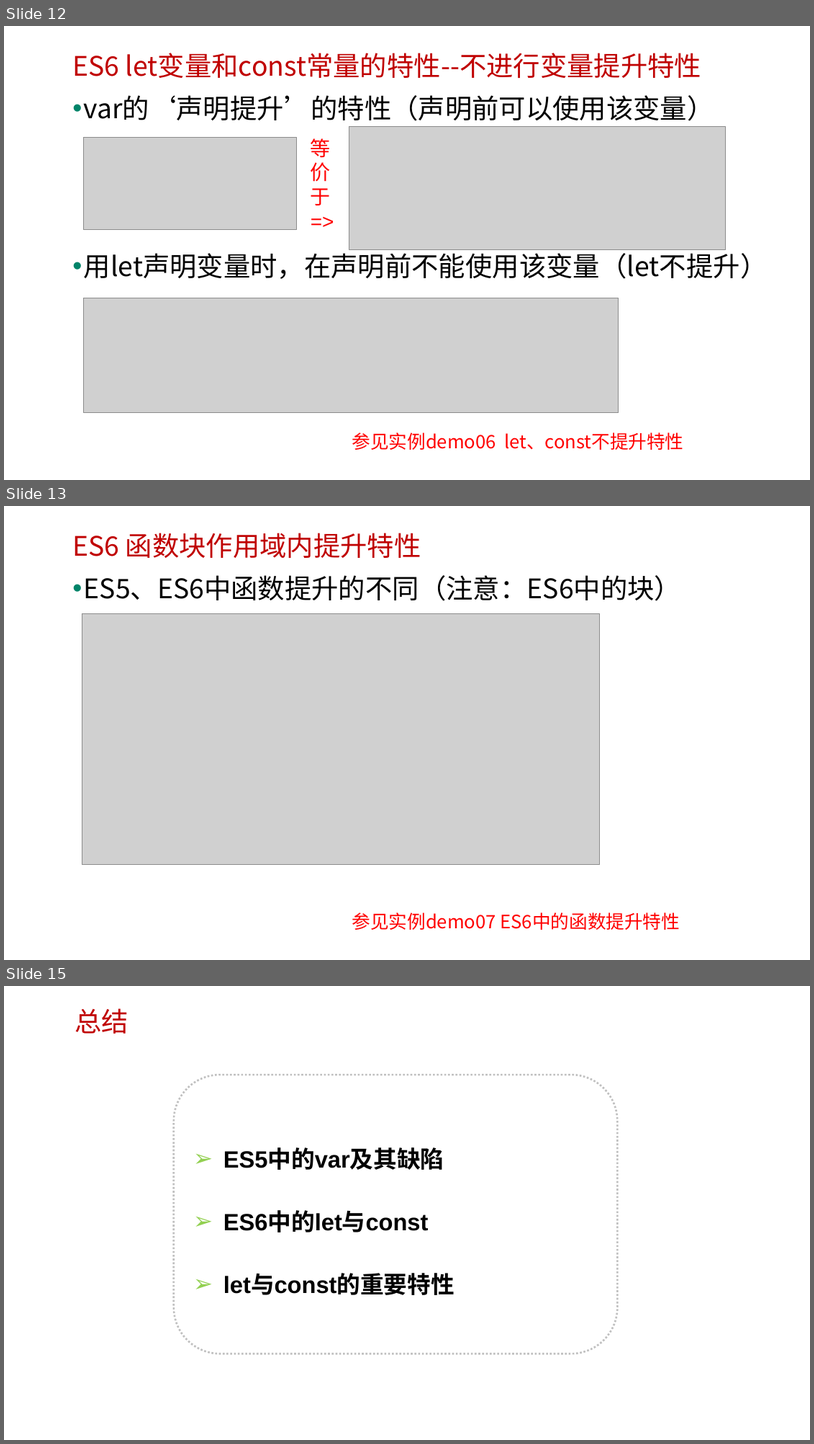
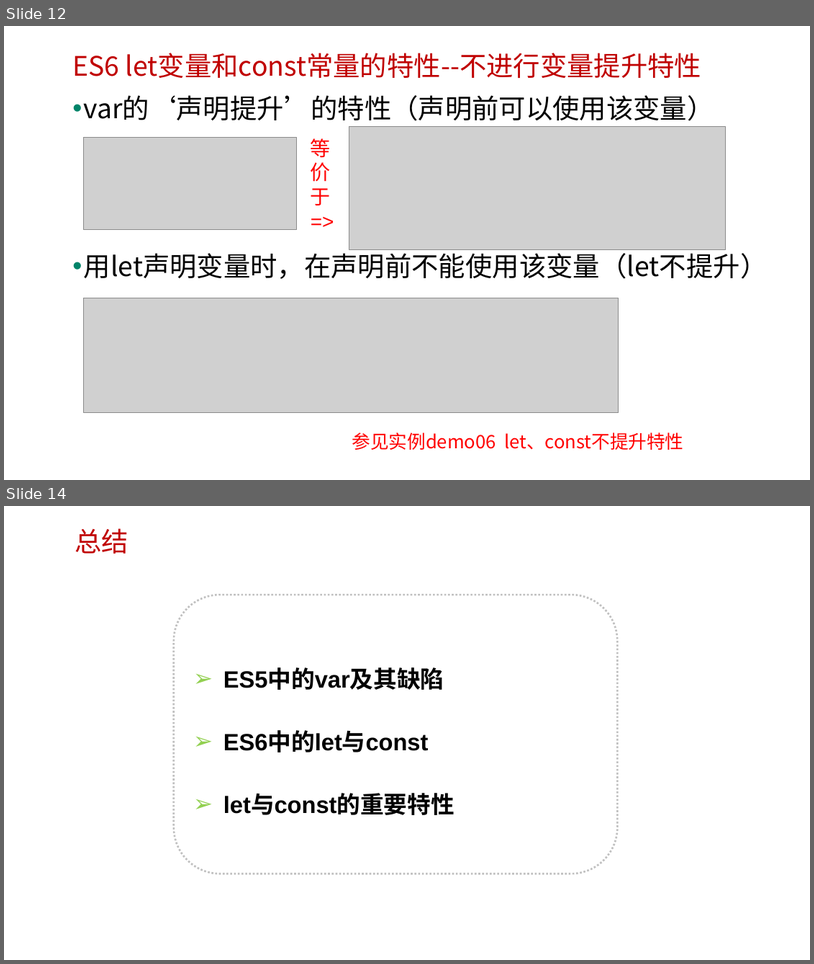
Before and after one commit to edu2act/course-javascript-advanced, a slide deck: 课程PPT/27.ES6中的let与const.pptx. Shown one above the other, each under a label of ours: slides 12, 13 and 15 before the commit, slides 12 and 14 after it; the slides between them are not shown. The pictures are 814x1444 and 814x964 pixels, drawn with LibreOffice and Linux fonts; fonts in the diff are those of the drawing; grey boxes stand for pictures; background and template pictures are left out. Boxes give left, top, right and bottom in pixels: in the first picture for what was removed or moved away, otherwise in the second. Text is boxed around its words. In the diff, an @@ line names an element or a change of style, - is before the commit and + after.

```diff
--- a/课程PPT/27.ES6中的let与const.pptx
+++ b/课程PPT/27.ES6中的let与const.pptx
@@ slide 13 removed at <box>4,506,810,960</box>, background picture (left out) @@
@@ text removed at <box>72,533,422,558</box> @@
-ES6 函数块作用域内提升特性
@@ text removed at <box>84,575,682,601</box> @@
-• ES5、ES6中函数提升的不同（注意：ES6中的块）
@@ picture removed at <box>82,614,600,865</box> @@
@@ text removed at <box>352,912,681,929</box> @@
-参见实例demo07 ES6中的函数提升特性
@@ what was slide 15 is now slide 14 @@
```
Also in this commit, not shown: 1 slide changed, 6 other files.
